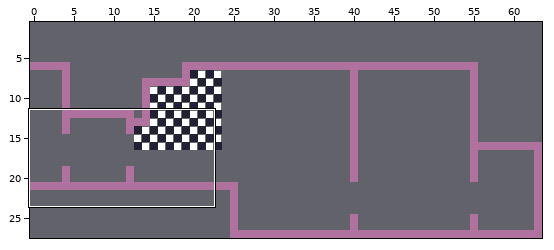
An edit to a level. Tiled map, assets/apartment-map.tmx. The first picture is a wide view before the edit; the outline marks the close-up.
Close-up. Before:
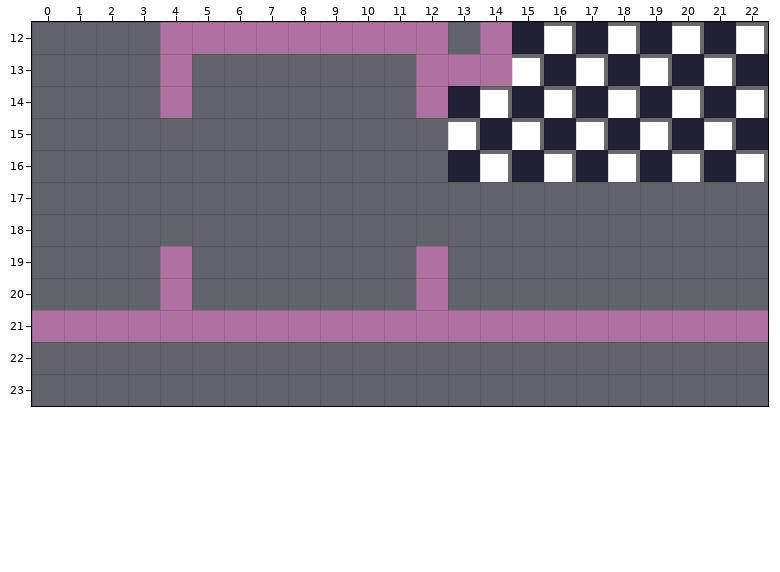
Cells are 8x8 px. Shown: x 0..22, y 12..23. The commit also changed other parts of the map, which this record leaves out. The old version is drawn lined up with the new one.
After:
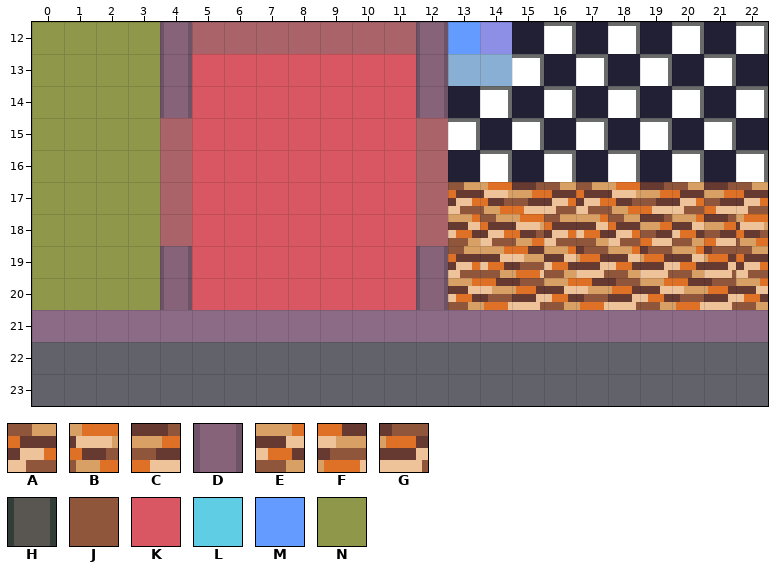
Key: from "apartment-tiles": A 2, B 3, C 4, D 8, E 10, F 11, G 12, H 16, J 17, K 18, L 19, M 20, N 24.
_ is an empty cell, . an unchanged one.
Tiles of an added or newly shown layer are drawn over the layers below it.
See-through tiles are keyed as they look on the map.
Diff:
everything moved by +0,+3 cells (the old picture is shown already moved)
layer "collisions" opacity 66% -> 36%
--- layer "floor"
@@ x 0..22 @@
-12 ____._______...........
-13 ____._______...........
-14 ____._______...........
-15 ____._______...........
-16 ____._______...........
-17 ____._______.__________
-18 ____._______.__________
-19 ____._______.__________
-20 ____._______.__________
+12 NNNN.JJJJJJJ...........
+13 NNNN.KKKKKKK...........
+14 NNNN.KKKKKKK...........
+15 NNNN.KKKKKKK...........
+16 NNNN.KKKKKKK...........
+17 NNNN.KKKKKKK.ABCAABCACA
+18 NNNN.KKKKKKK.EABAEACECB
+19 NNNN.KKKKKKK.AEFEGEGEGA
+20 NNNN.KKKKKKK.EFGEFGEFGE
--- layer "wall" (added)
@@ x 4..12 @@
-12 _......._
-13 _......._
-14 _......._
-15 _......._
-16 _......._
-17 _......._
-18 _......._
-19 _......._
-20 _......._
+12 H.......H
+13 H.......H
+14 H.......H
+15 J.......J
+16 J.......J
+17 J.......J
+18 J.......J
+19 H.......H
+20 H.......H
--- layer "furniture" (added)
@@ x 13..14 @@
-12 __
-13 __
+12 MM
+13 LL
--- layer "collisions"
@@ x 4..12 @@
-15 _......._
-16 _......._
-17 _......._
-18 _......._
+15 D.......D
+16 D.......D
+17 D.......D
+18 D.......D
